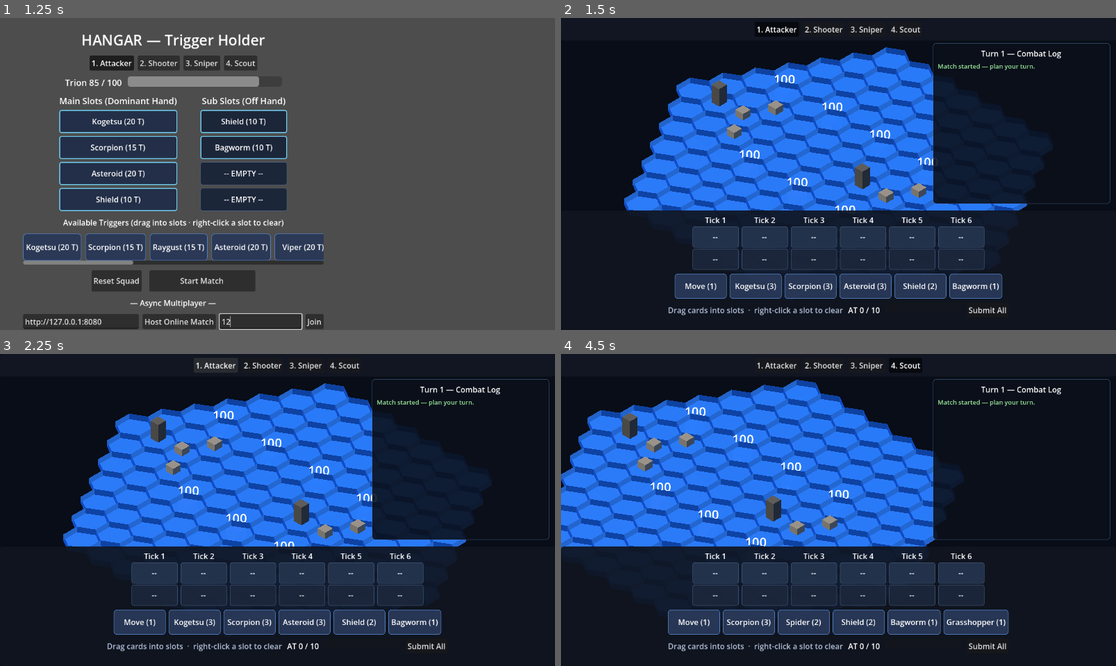
Above: before the commit, frames 1-4 (two rows, left to right).
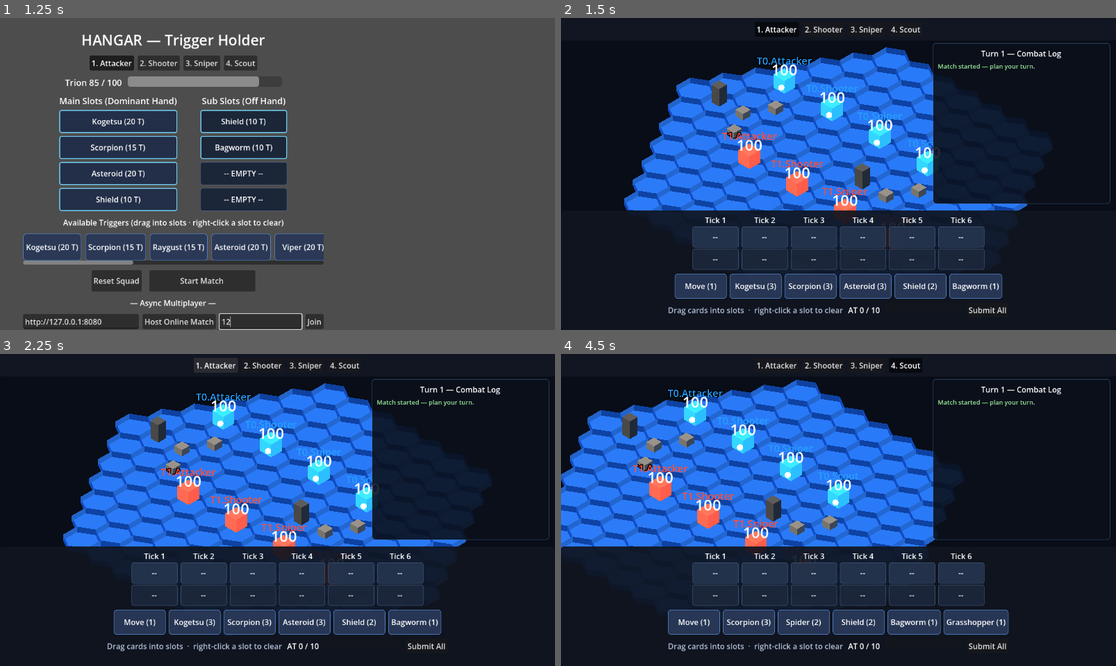
Above: after the commit, the same moments.

Repository: Takiz444/Mobile_World_Trigger_Battle_Sim
Game: Godot game, scene res://ui/hangar/hangar.tscn
Two runs of this game, one before a commit and one after it. Both use one fixed random seed, a clock stepped at 60 frames per second and the inputs below.
Inputs (mouse positions are in pixels of both pictures, inside the frame that each line leads up to):
- Up to frame 1 (1.25 s): click (260, 320) at 0.52 s; type "12" at 0.6 s
- Up to frame 2 (1.5 s): click "Start Match" at 1.25 s
- Up to frame 3 (2.25 s): click "1. Attacker" at 2 s
- Up to frame 4 (4.5 s): click "2. Shooter" at 2.75 s; click "3. Sniper" at 3.5 s; click "4. Scout" at 4.25 s

Frame 1 is identical in both runs. In frame 2, 2.5% of the frame differs, in the area x 28-69%, y 12-62%; in frame 3, 2.5%; in frame 4, 2.6%, in the area x 12-54%, y 11-62%.

Commit message:
Improve unit visibility + move targeting UX
- BoardUnits: emissive team-colored bodies on pedestals, name+HP billboard
  labels, and a golden selection ring under the active unit
- Dropping a card into a tick slot now auto-selects it, so valid
  move/attack hexes highlight immediately
- MatchController shows the selection ring for the current unit

Diff:
--- a/levels/board/board_units.gd
+++ b/levels/board/board_units.gd
@@ -1,10 +1,10 @@
 class_name BoardUnits
 extends Node3D
-## Visualizes UnitState markers on the hex board: team-colored boxes, a facing
-## "nose", and a floating Trion HP label. Bailed units are hidden.
-##
-## Provides tween helpers so the replay controller can animate movement,
-## facing changes, damage flashes, and bail-outs instead of teleporting.
+## Visualizes UnitState markers on the hex board: team-colored emissive boxes
+## on pedestals, a facing "nose", a selection ring, and floating name/HP labels.
+## Bailed units are hidden. Provides tween helpers for the replay controller.
+
+const BODY_Y := 0.875
 
 var _hex_size: float = 1.0
 var _markers: Dictionary = {}        # UnitState -> Node3D
@@ -12,6 +12,7 @@
 var _nose_nodes: Dictionary = {}     # UnitState -> MeshInstance3D
 var _body_materials: Dictionary = {} # UnitState -> StandardMaterial3D
 var _body_colors: Dictionary = {}    # UnitState -> Color
+var _rings: Dictionary = {}          # UnitState -> MeshInstance3D
 var _move_tweens: Dictionary = {}    # UnitState -> Tween
 var _face_tweens: Dictionary = {}    # UnitState -> Tween
 
@@ -26,13 +27,14 @@
 	_nose_nodes.clear()
 	_body_materials.clear()
 	_body_colors.clear()
+	_rings.clear()
 	_move_tweens.clear()
 	_face_tweens.clear()
 	for u in units:
 		_spawn_marker(u)
 
 
-## Updates HP labels and visibility without moving markers.
+## Updates HP labels, visibility, and stealth alpha without moving markers.
 func update_labels() -> void:
 	for u in _markers:
 		var label: Label3D = _hp_labels[u]
@@ -44,8 +46,7 @@
 			mat.albedo_color = _body_color_for(u)
 
 
-## Hard-syncs every marker to the unit's current hex/facing/HP. Used at turn
-## boundaries. Kills any in-flight tweens first.
+## Hard-syncs every marker to the unit's current hex/facing/HP. Kills tweens.
 func refresh() -> void:
 	for u in _markers:
 		_kill_tween(_move_tweens, u)
@@ -60,6 +61,13 @@
 		nose.position = _nose_offset(u.facing)
 
 
+## Shows the selection ring under `u` (or clears it when null).
+func set_selected(u: UnitState) -> void:
+	for key in _rings:
+		var ring: MeshInstance3D = _rings[key]
+		ring.visible = key == u
+
+
 # --- Tween Helpers ----------------------------------------------------------
 
 ## Tweens a marker from its current position to `world`.
@@ -118,32 +126,70 @@
 	root.name = "Unit_" + u.display_name()
 	root.position = HexCoord.axial_to_world(u.hex, _hex_size)
 
-	var team_color := Color(0.2, 0.5, 1.0) if u.team == 0 else Color(1.0, 0.35, 0.3)
+	var team_color := Color(0.15, 0.62, 1.0) if u.team == 0 else Color(1.0, 0.3, 0.22)
+
+	# Selection ring (hidden until this unit is selected).
+	var ring := MeshInstance3D.new()
+	ring.name = "SelectionRing"
+	var ring_cyl := CylinderMesh.new()
+	ring_cyl.top_radius = 0.56
+	ring_cyl.bottom_radius = 0.56
+	ring_cyl.height = 0.06
+	ring.mesh = ring_cyl
+	ring.material_override = _make_emissive(Color(1.0, 0.9, 0.3), 2.5)
+	ring.position = Vector3(0, 0.2, 0)
+	ring.visible = false
+	root.add_child(ring)
+
+	# Pedestal grounds the unit and lifts it off the tile.
+	var pedestal := MeshInstance3D.new()
+	pedestal.name = "Pedestal"
+	var pcyl := CylinderMesh.new()
+	pcyl.top_radius = 0.42
+	pcyl.bottom_radius = 0.52
+	pcyl.height = 0.3
+	pedestal.mesh = pcyl
+	pedestal.material_override = _make_material(Color(0.14, 0.16, 0.22))
+	pedestal.position = Vector3(0, 0.325, 0)
+	root.add_child(pedestal)
+
+	# Body (team-colored, emissive).
 	var body := MeshInstance3D.new()
 	body.name = "Body"
 	var box := BoxMesh.new()
-	box.size = Vector3(0.7, 0.7, 0.7)
+	box.size = Vector3(0.8, 0.8, 0.8)
 	body.mesh = box
-	body.material_override = _make_material(team_color)
+	body.material_override = _make_emissive(team_color, 1.1)
+	body.position = Vector3(0, BODY_Y, 0)
 	root.add_child(body)
 
 	# Facing indicator ("nose") in the unit's facing direction.
 	var nose := MeshInstance3D.new()
 	nose.name = "Nose"
 	var sphere := SphereMesh.new()
-	sphere.radius = 0.12
-	sphere.height = 0.24
+	sphere.radius = 0.16
+	sphere.height = 0.32
 	nose.mesh = sphere
-	nose.material_override = _make_material(Color(0.9, 0.9, 0.95))
+	nose.material_override = _make_emissive(Color(0.95, 0.95, 1.0), 0.9)
 	nose.position = _nose_offset(u.facing)
 	root.add_child(nose)
 
+	# Name + HP labels (always face the camera).
+	var name_label := Label3D.new()
+	name_label.text = u.display_name()
+	name_label.position = Vector3(0, 2.15, 0)
+	name_label.billboard = BaseMaterial3D.BILLBOARD_ENABLED
+	name_label.no_depth_test = true
+	name_label.pixel_size = 0.016
+	name_label.modulate = team_color
+	root.add_child(name_label)
+
 	var label := Label3D.new()
 	label.text = str(u.trion_hp)
-	label.position = Vector3(0, 1.0, 0)
+	label.position = Vector3(0, 1.6, 0)
 	label.billboard = BaseMaterial3D.BILLBOARD_ENABLED
 	label.no_depth_test = true
-	label.pixel_size = 0.02
+	label.pixel_size = 0.024
 	root.add_child(label)
 
 	add_child(root)
@@ -152,11 +198,12 @@
 	_nose_nodes[u] = nose
 	_body_materials[u] = body.material_override
 	_body_colors[u] = team_color
+	_rings[u] = ring
 
 
 func _nose_offset(facing: int) -> Vector3:
 	var fwd := _facing_vector(facing)
-	return Vector3(fwd.x * 0.55, 0.0, fwd.z * 0.55)
+	return Vector3(fwd.x * 0.6, BODY_Y, fwd.z * 0.6)
 
 
 ## Team color with stealth applied (semi-transparent while Bagworm is active).
@@ -184,5 +231,17 @@
 	mat.transparency = BaseMaterial3D.TRANSPARENCY_ALPHA
 	mat.albedo_color = color
 	mat.metallic = 0.0
-	mat.roughness = 0.45
+	mat.roughness = 0.5
 	return mat
+
+
+func _make_emissive(color: Color, energy: float) -> StandardMaterial3D:
+	var mat := StandardMaterial3D.new()
+	mat.transparency = BaseMaterial3D.TRANSPARENCY_ALPHA
+	mat.albedo_color = color
+	mat.metallic = 0.0
+	mat.roughness = 0.35
+	mat.emission_enabled = true
+	mat.emission = color
+	mat.emission_energy_multiplier = energy
+	return mat
--- a/levels/board/match_controller.gd
+++ b/levels/board/match_controller.gd
@@ -223,6 +223,7 @@
 func _replay_turn(player_plan: TurnPlan, enemy_plan: TurnPlan) -> int:
 	_event_log.clear()
 	_board.clear_highlights()
+	_units_view.set_selected(null)
 	_event_log.add_message("Resolving turn %d…" % _turn, Color(0.7, 0.8, 1.0))
 	await get_tree().create_timer(0.4).timeout
 
@@ -286,6 +287,9 @@
 
 func _update_targeting() -> void:
 	_board.highlight_hexes(_compute_highlight_hexes(_timeline.get_selected_target_info()))
+	var idx := _timeline.get_current_unit()
+	if idx >= 0 and idx < _player_states.size():
+		_units_view.set_selected(_player_states[idx])
 
 
 ## Returns the hexes valid for the currently selected timeline slot's card.
--- a/ui/timeline/timeline_ui.gd
+++ b/ui/timeline/timeline_ui.gd
@@ -226,6 +226,10 @@
 
 func get_units() -> Array[UnitData]:
 	return _units
+
+
+func get_current_unit() -> int:
+	return _current_unit
 
 
 ## Info about the currently selected tick slot, used by the board to compute
@@ -275,6 +279,7 @@
 		if is_move:
 			_plan.assign(data["unit"], data["tick"], data["slot"], card)  # restore source
 
+	_selected_slot = slot
 	_refresh_timeline_cards()
 	_refresh_at()
 	targeting_changed.emit()
